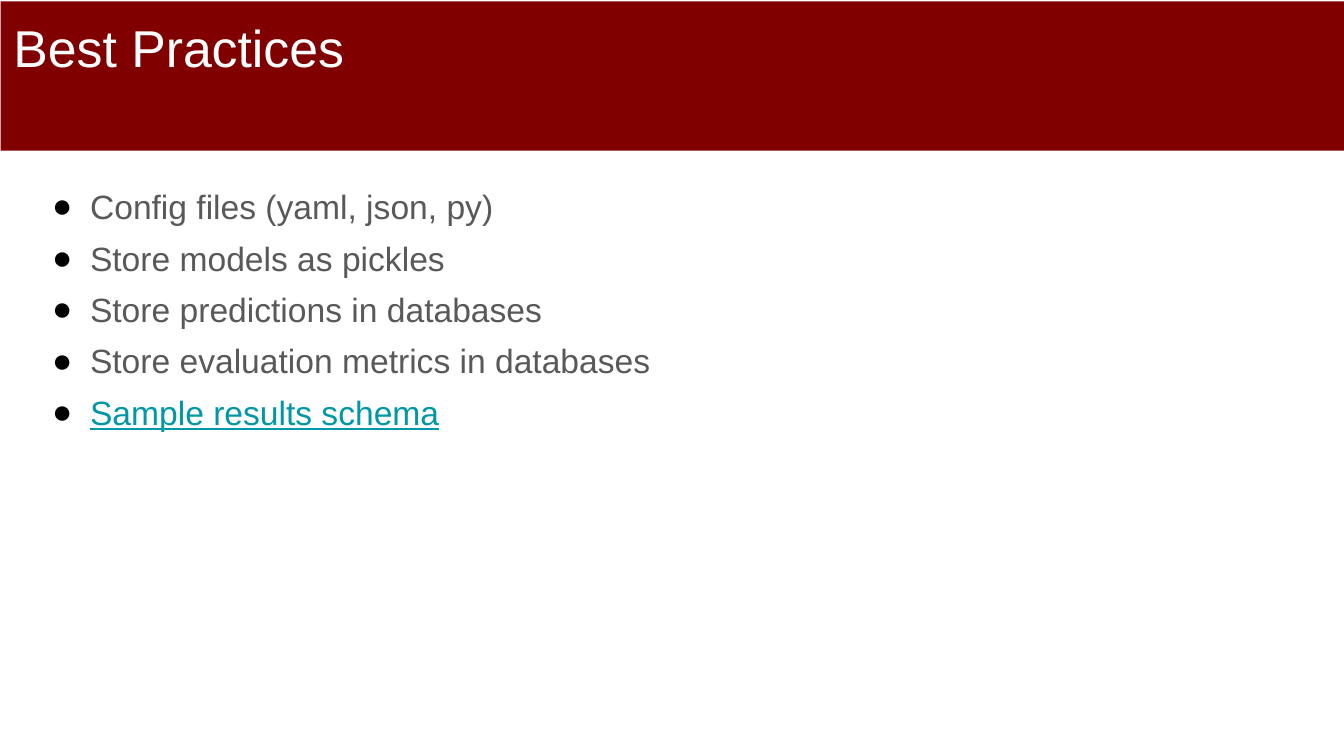
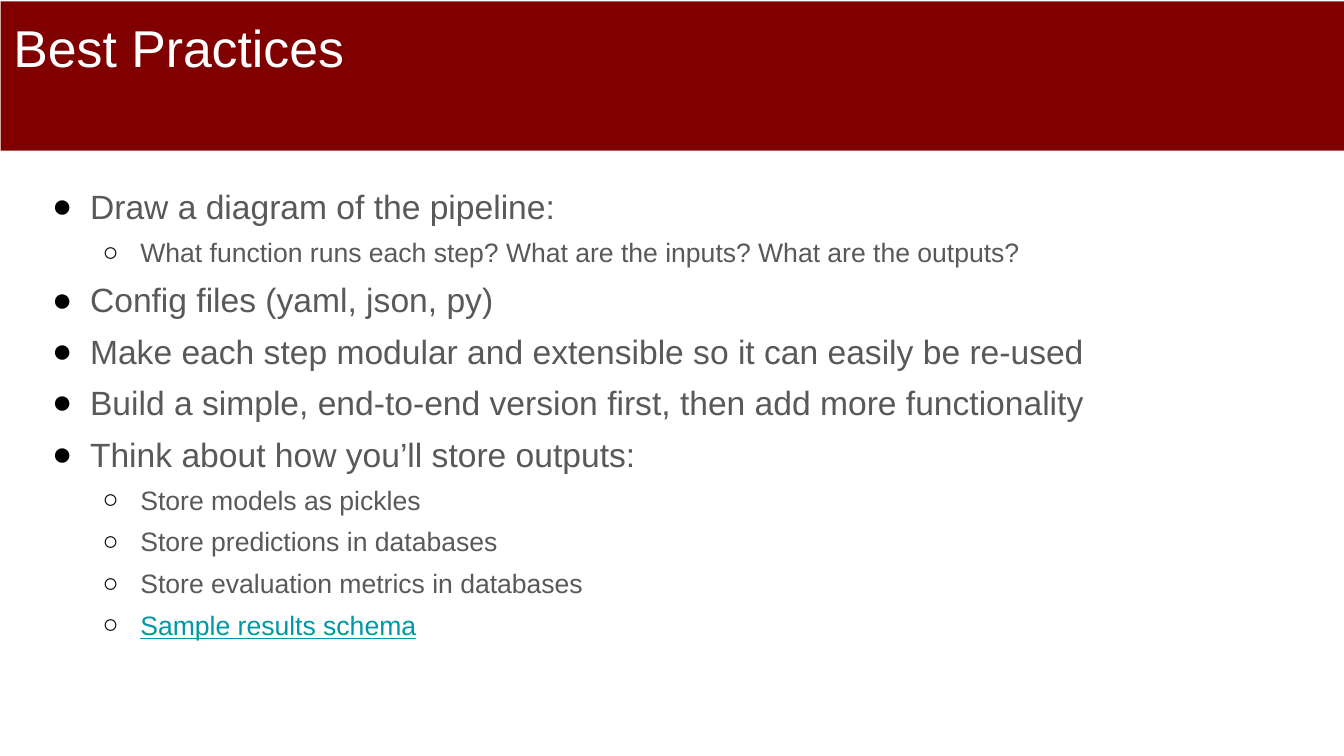
Before and after one commit to dssg/mlforpublicpolicylab, a slide deck: slide 17 of 04 - Machine Learning Pipelines/Machine-Learning-Pipelines.pptx. Drawn at 1344x756 pixels with LibreOffice and Linux fonts; fonts in the diff are those of the drawing. Boxes give left, top, right and bottom in pixels: in the first picture for what was removed or moved away, otherwise in the second. Text is boxed around its words. In the diff, an @@ line names an element or a change of style, - is before the commit and + after.

Commit message:
WIP - pipelines slides

```diff
--- a/04 - Machine Learning Pipelines/Machine-Learning-Pipelines.pptx
+++ b/04 - Machine Learning Pipelines/Machine-Learning-Pipelines.pptx
@@ text at <box>90,194,1019,268</box>: paragraphs added @@
+● Draw a diagram of the pipeline:
+  ○ What function runs each step? What are the inputs? What are the outputs?
@@ text at <box>90,339,1084,474</box>: paragraphs added @@
+● Make each step modular and extensible so it can easily be re-used
+● Build a simple, end-to-end version first, then add more functionality
+● Think about how you’ll store outputs:
@@ text at <box>140,490,582,640</box>: size 24 to 19 pt in "Store models as pickles", "Store predictions in databases", "Store evaluation metrics in databases", "Sample results schema"; bullet ● to ○; list level 1 to 2 in "Store models as pickles"; list level 1 to 2 in "Store predictions in databases"; list level 1 to 2 in "Store evaluation metrics in databases"; list level 1 to 2 in "Sample results schema" @@
```
Also in this commit, not shown: 3 other slides changed.
